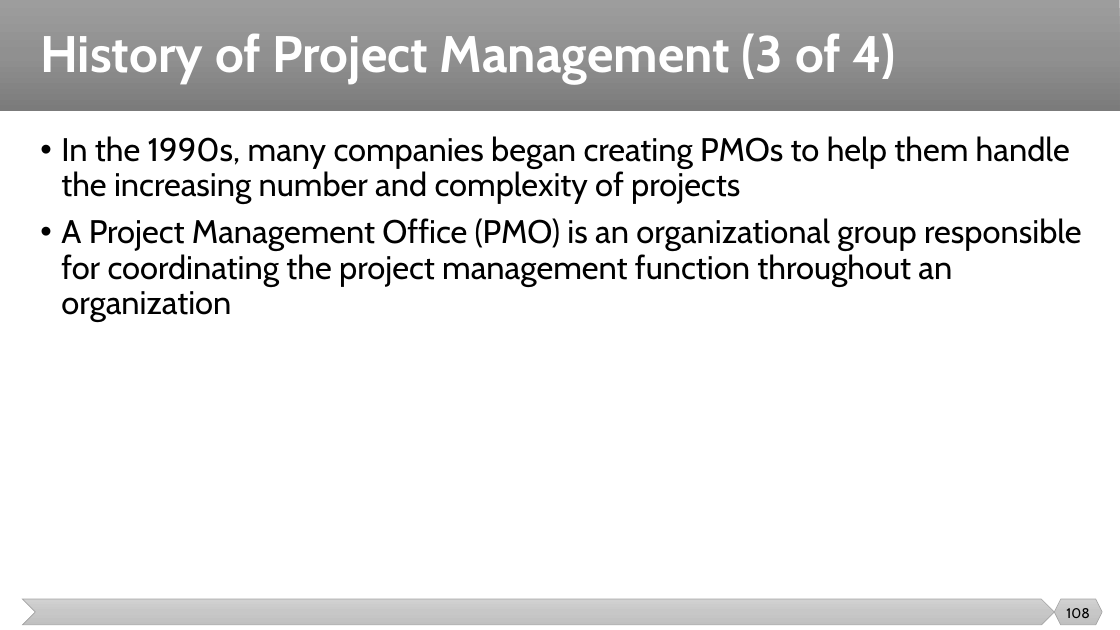
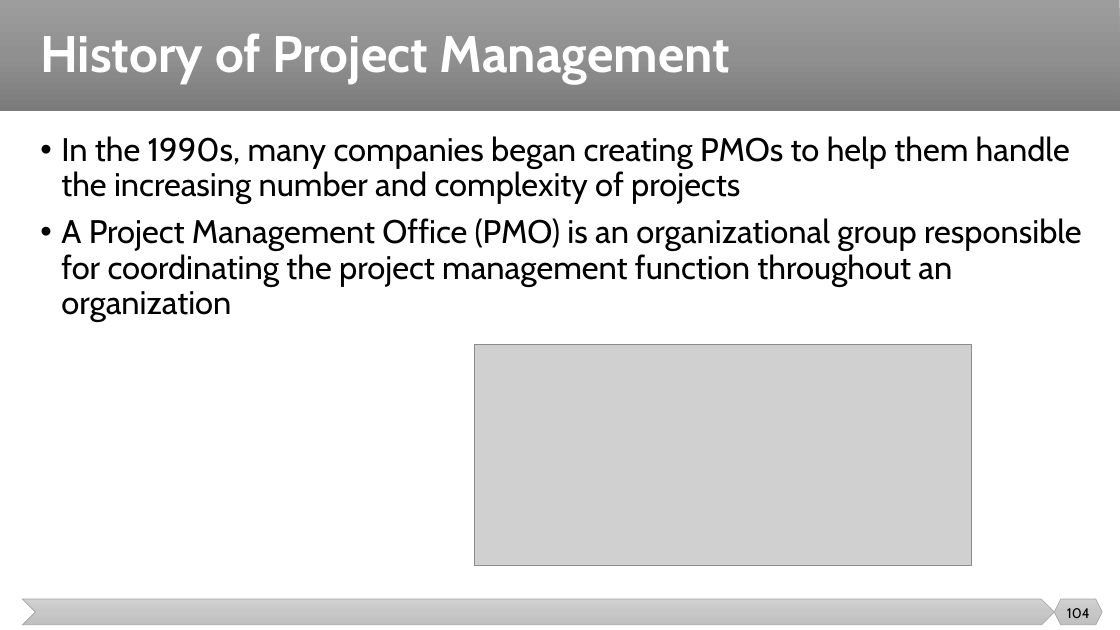
Before and after one commit to malenezi/malenezi, a slide deck: slide 104 of SE423/Lectures/1-Introduction/Introduction.pptx (slide 108 before the commit). Drawn at 1120x630 pixels with LibreOffice and Linux fonts; fonts in the diff are those of the drawing; grey boxes stand for pictures. Boxes give left, top, right and bottom in pixels: in the first picture for what was removed or moved away, otherwise in the second. Text is boxed around its words. In the diff, an @@ line names an element or a change of style, - is before the commit and + after.

```diff
--- a/SE423/Lectures/1-Introduction/Introduction.pptx
+++ b/SE423/Lectures/1-Introduction/Introduction.pptx
@@ title at [40,33,731,83]: text changed @@
-History of Project Management (3 of 4)
+History of Project Management
@@ picture added at [475,344,972,565] @@
@@ page number at [1067,608,1090,618]: text changed @@
-108
+104
```
Also in this commit, not shown: 23 other slides changed, 9 slides added, 14 slides removed, 1 other file.
